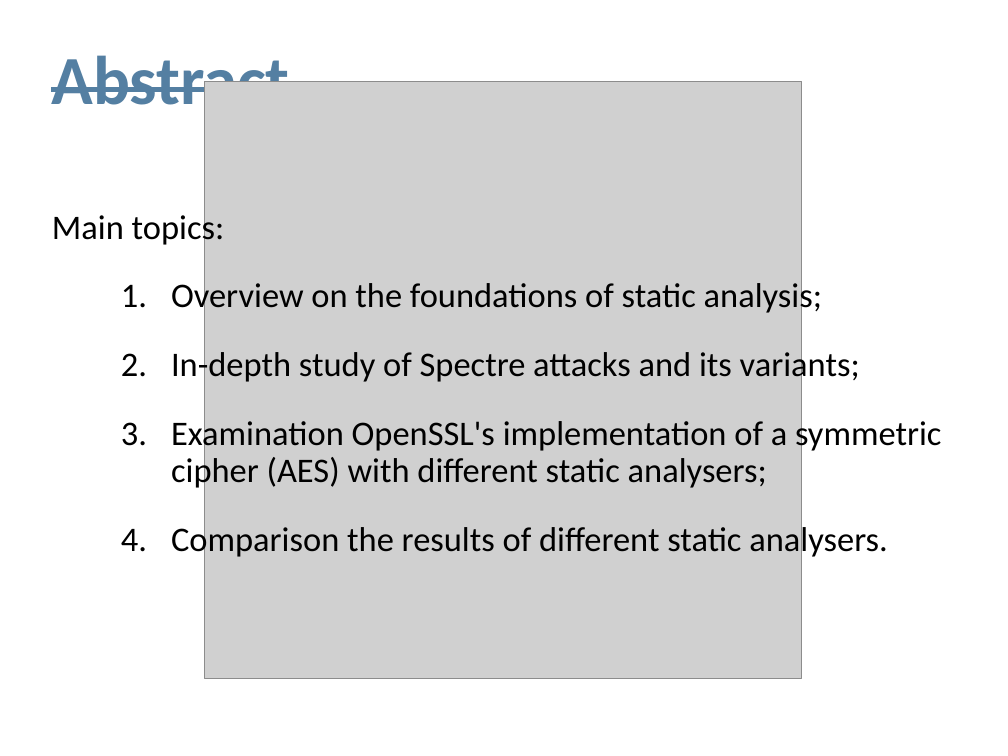
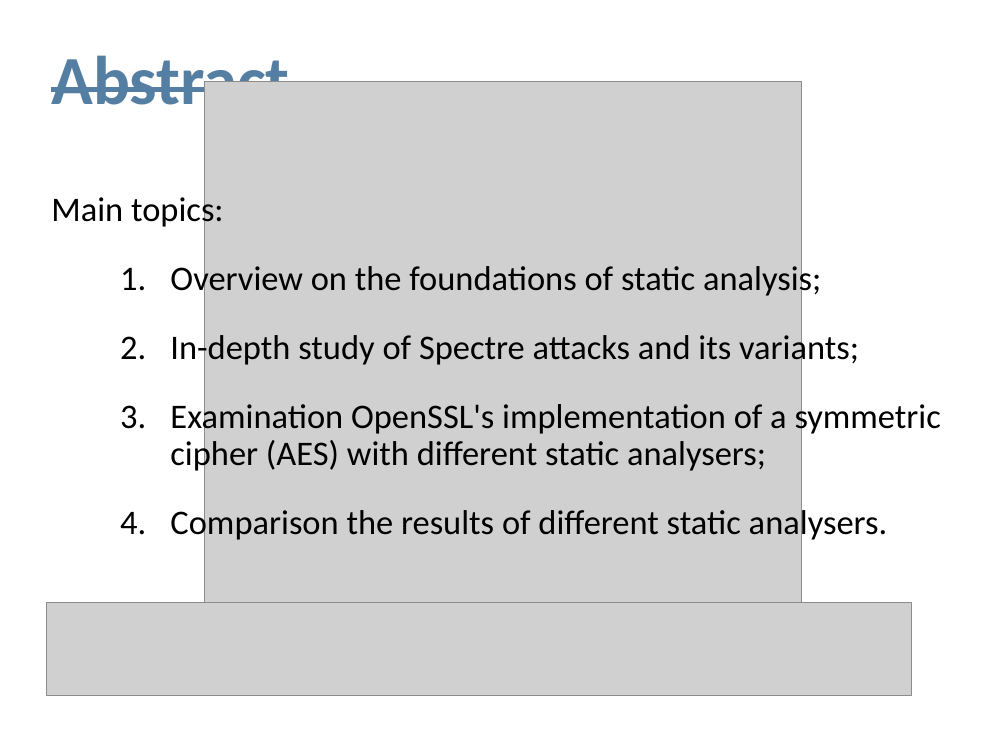
Before and after one commit to magdasolitro/msc-thesis, a slide deck: slide 2 of presentation_pp.ppt. Drawn at 1008x756 pixels with LibreOffice and Linux fonts; fonts in the diff are those of the drawing; grey boxes stand for pictures. Boxes give left, top, right and bottom in pixels: in the first picture for what was removed or moved away, otherwise in the second. Text is boxed around its words. In the diff, an @@ line names an element or a change of style, - is before the commit and + after.

```diff
--- a/presentation_pp.ppt
+++ b/presentation_pp.ppt
@@ text "Main topics:": place and size @@
-text "Main topics:" at box(52, 210, 941, 560)
+text "Main topics:" at box(51, 193, 941, 542)
@@ picture added at box(47, 603, 911, 695) @@
```
Also in this commit, not shown: 6 other slides changed, 1 slide added, 1 other file.
